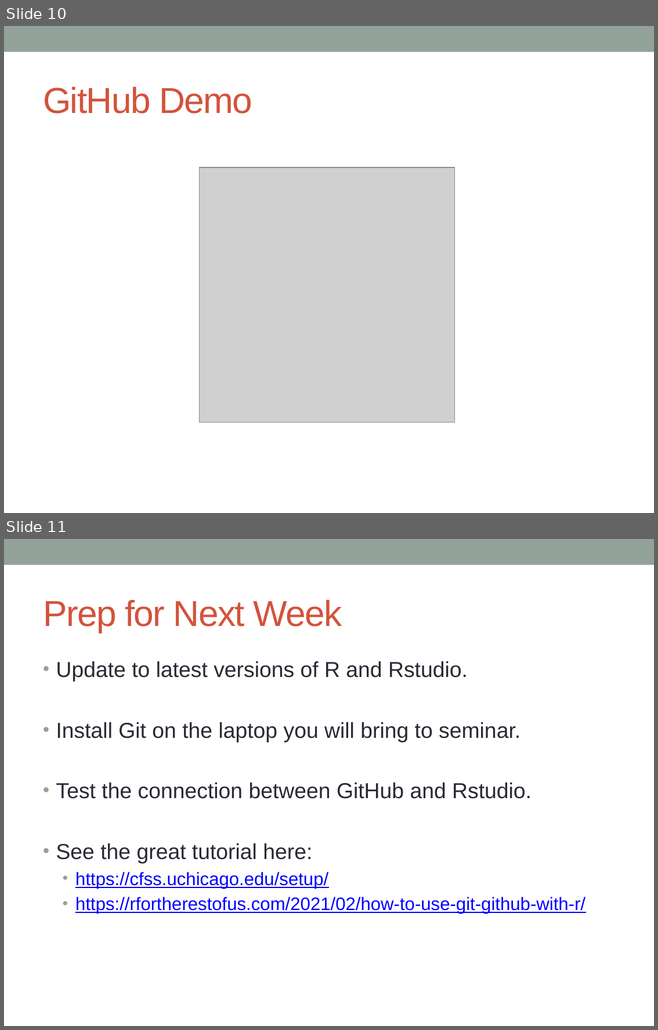
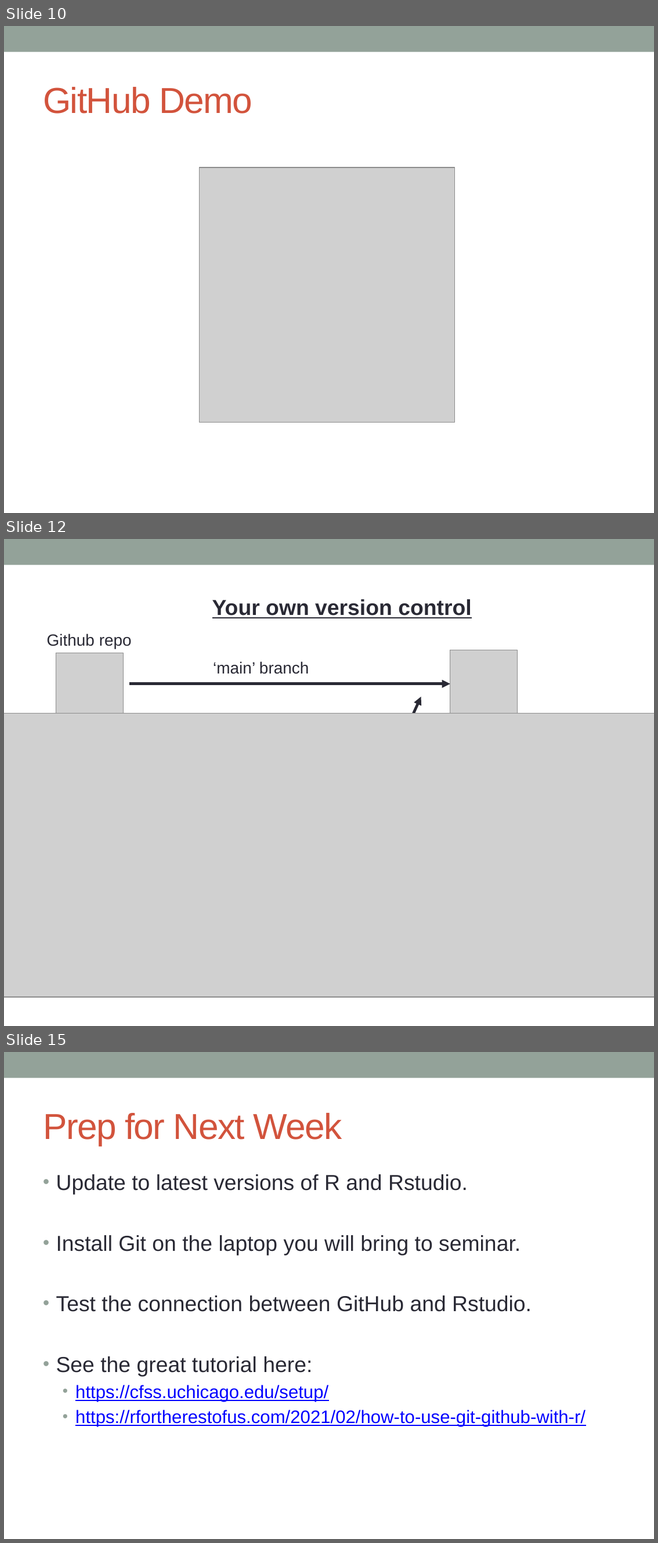
Before and after one commit to patrickagreen/Wk1_Intro_RSeminar_W2022, a slide deck: Week1_Introduction.pptx. Shown one above the other, each under a label of ours: slides 10 and 11 before the commit, slides 10, 12 and 15 after it; the slides between them are not shown. The pictures are 658x1030 and 658x1543 pixels, drawn with LibreOffice and Linux fonts; fonts in the diff are those of the drawing; grey boxes stand for pictures. Boxes give left, top, right and bottom in pixels: in the first picture for what was removed or moved away, otherwise in the second. Text is boxed around its words. In the diff, an @@ line names an element or a change of style, - is before the commit and + after.

```diff
--- a/Week1_Introduction.pptx
+++ b/Week1_Introduction.pptx
@@ slide 12 added at (4,539,654,1026), background #FFFFFF; not listed: 1 template element that a slide beside it also shows @@
@@ text added at (212,599,471,618), 24 pt, text #292934, bold, underline @@
+Your own version control
@@ text added at (47,634,132,649), 18 pt, text #292934 @@
+Github repo
@@ picture added at (56,653,123,720) @@
@@ picture added at (449,650,517,718) @@
@@ text added at (213,661,309,674), 18 pt, text #292934 @@
+‘main’ branch
@@ arrow added from (129, 684) to (449, 684), #292934 3 pt @@
@@ arrow added from (368, 815) to (421, 697), #292934 3 pt @@
@@ picture added at (4,713,654,997) @@
@@ what was slide 11 is now slide 15 @@
```
Also in this commit, not shown: 1 slide changed, 3 other slides added.
